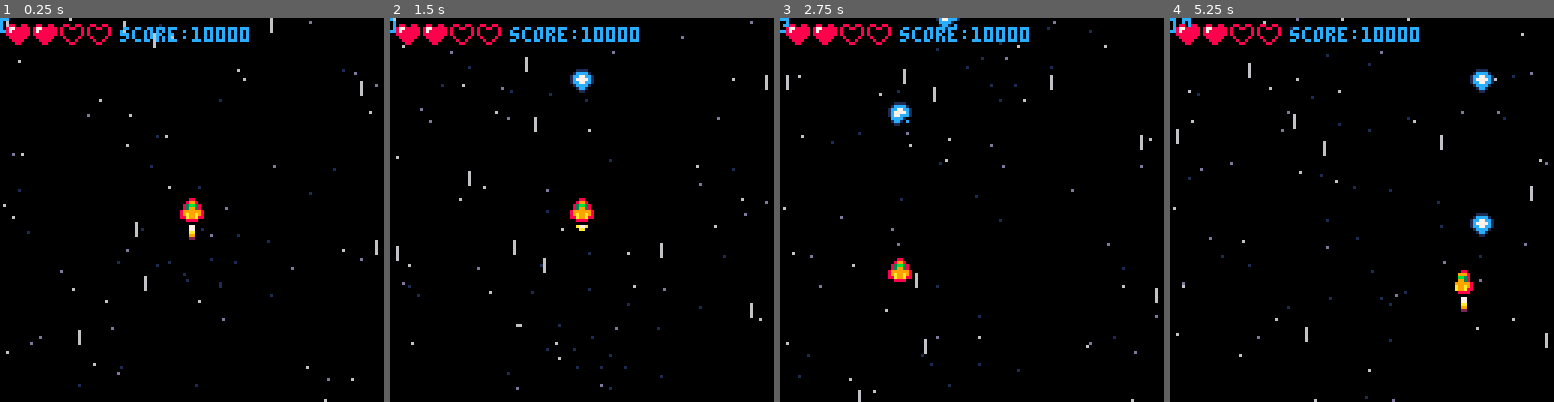
Above: before the commit, frames 1-4 (left to right).
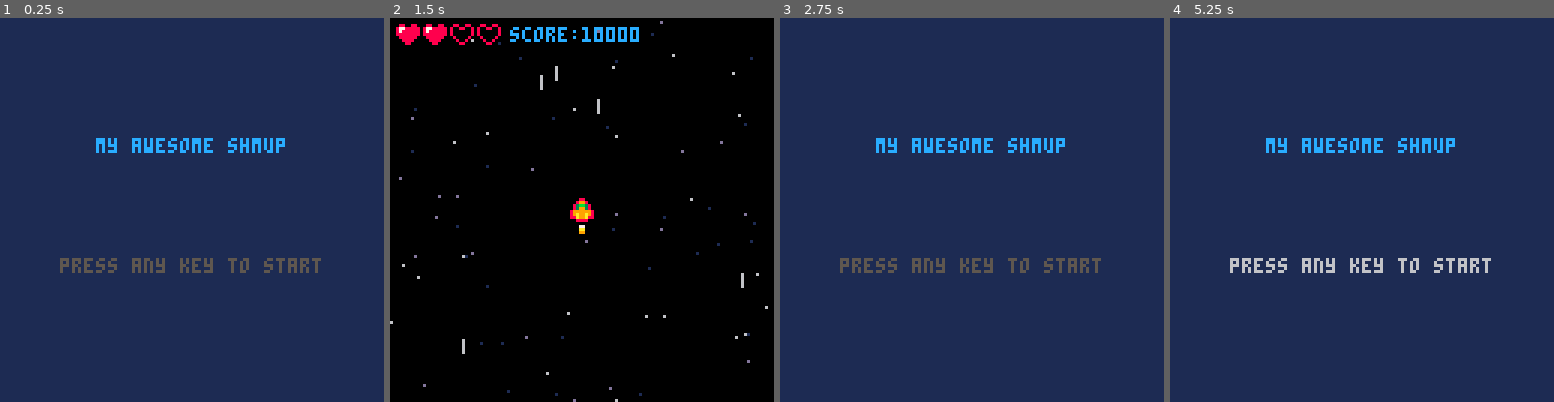
Above: after the commit, the same moments.

Repository: mattmuroya/pico-8
Game: PICO-8 cartridge carts/shmup/shmup.p8
Same seed, same stepped clock (60 frames per second), same inputs: the game is played once before the commit and once after it.
Inputs:
- Up to frame 1 (0.25 s): no input
- Up to frame 2 (1.5 s): tap O (Z key) at 0.33, 0.7, 1.43 s; tap X (X key) at 1.07 s
- Up to frame 3 (2.75 s): hold Left 1.97-2.37 s; tap X (X key) at 2.07, 2.4, 2.73 s; tap O (Z key) at 2.22 s; hold Down from 2.42 s (still down)
- Up to frame 4 (5.25 s): release Down at 2.82 s; hold Right 2.87-3.53 s; tap X (X key) every 0.33 s from 3.07 to 5.07 s; tap O (Z key) at 3.1, 3.98, 4.87 s; hold Up 3.58-4.08 s; hold Right 4.13-4.53 s; hold Down 4.58-5.08 s; hold Left from 5.13 s (still down)

The runs differ from the first frame. In frame 1, 100% of the frame differs, in the area x 0-100%, y 0-100%; in frame 2, 1.6%; in frame 3, 100%; in frame 4, 100%.

Commit message:
set up game states + refactor

Diff:
--- a/carts/shmup/shmup.p8
+++ b/carts/shmup/shmup.p8
@@ -1,51 +1,81 @@
 pico-8 cartridge // http://www.pico-8.com
 version 41
 __lua__
---initialize (called at start)
+-- main loop
+
 function _init()
 	cls(0)
-
-	ship_spr=2
-	flame_spr=5
-	laser_spr=21
-
-	ship_x=60
-	ship_y=60
-
-	-- laser_x=-8
-	-- laser_y=-8
-
-	fired_lasers={}
-
-	muzzle=0
-
-	ship_spd_x=0
-	ship_spd_y=0
-
-	score=10000
-
-	lives=2
-
+	mode="start"
+	blink_t=1
+end
+
+function _update()
+	blink_t+=1
+	if mode=="game" then update_game()
+	elseif mode=="start" then update_start()
+	elseif mode=="over" then update_over()
+	end
+end
+
+function _draw()
+	if mode=="game" then draw_game()
+	elseif mode=="start" then draw_start()
+	elseif mode=="over" then draw_over()
+	end
+end
+
+function start_game()
+	mode="game"
+	-- init starfield
 	stars_x={}
 	stars_y={}
 	stars_spd={}
-
 	for i=1,80 do
 		add(stars_x, flr(rnd(128)))
 		add(stars_y, flr(rnd(128)))
 		add(stars_spd,rnd(1.5)+.5)
 	end
-end
-
---update game data (=30fps)
-function _update()
+	-- init ship
+	ship_spr=2
+	ship_x=60
+	ship_y=60
+	ship_spd_x=0
+	ship_spd_y=0
+	--init flame
+	flame_spr=5
+	-- init lasers
+	laser_spr=21
+	fired_lasers={}
+	muzzle=0
+	-- init player stats
+	score=10000
+	lives=2
+end
+-->8
+-- utils
+
+function blink()
+	local frames = {5,5,5,5,5,5,5,5,5,6,6,7,7,6,6}
+	if blink_t>#frames then blink_t=1 end
+	return frames[blink_t]
+end
+
+-->8
+-- update functions
+
+function update_game()
 	--reset speed and sprite
 	ship_spd_x=0
 	ship_spd_y=0
 	ship_spr=2
 
-	--animate stars
-	animate_starfield()
+	--animate starfield
+	for i=1,#stars_y do
+		local y=stars_y[i]
+		stars_y[i]+=stars_spd[i]
+		if stars_y[i]>=128 then stars_y[i]=0
+		end
+	end
 
 	--set x speed
 	if btn(0) and btn(1) then
@@ -80,30 +110,34 @@
 	ship_y+=ship_spd_y
 
 	--animate flame
-	--intentionally not render when > 9
 	if flame_spr>9 then flame_spr=5
 	else flame_spr+=1
 	end
 
 	--fire laser
 	if btnp(5) then
-		-- laser_x=ship_x
-		-- laser_y=ship_y-4
 		sfx(0)
 		muzzle=5
-
 		add(fired_lasers,{ship_x,ship_y-4})
 	end
 
 	--cut lasers
-	if #fired_lasers > 10 then deli(fired_lasers,1) end
-
-
-	--animate laser
-	animate_lasers()
+	if #fired_lasers > 10 then deli(fired_lasers,1)
+	end
+
+	--animate lasers
+	for i=1,#fired_lasers do
+		fired_lasers[i][2]-=3
+	end
+	if laser_spr==24 then laser_spr=21
+	else laser_spr+=1
+	end
 
 	--animate muzzle
 	if muzzle>0 then muzzle-=1
+	end
+
+	if btnp(4) then mode="over"
 	end
 
 	--reset position if hit bound
@@ -116,47 +150,22 @@
 	end
 end
 
--- draw new frame (~30fps)
-function _draw()
+function update_start()
+	if btnp(5) or btnp(4) then start_game()
+	end
+end
+
+function update_over()
+	if btnp(5) or btnp(4) then mode="start"
+	end
+end
+-->8
+-- draw functions
+
+function draw_game()
 	cls(0)
-	print(#fired_lasers)
-	starfield()
-	lasers()
-	spr(ship_spr,ship_x,ship_y)
-	-- blank frame when > 9 looks cool
-	if flame_spr <=9 then spr(flame_spr,ship_x,ship_y+8)
-	end
-
-
-	if muzzle>0 then
-		circfill(ship_x+3,ship_y-2,muzzle,muzzle>2 and 12 or 7)
-		circfill(ship_x+4,ship_y-2,muzzle,muzzle>2 and 12 or 7)
-	end
-
-	for i=1,4 do
-		spr(lives>=i and 12 or 13, 2 + (i-1) * 9, 2)
-	end
-
-	print("score:"..score,40,3,12)
-end
--->8
-
-function lasers()
-	for i=1,#fired_lasers do
-		spr(laser_spr,fired_lasers[i][1],fired_lasers[i][2])
-	end
-end
-
-function animate_lasers()
-	for i=1,#fired_lasers do
-		fired_lasers[i][2]-=3
-	end
-	if laser_spr==24 then laser_spr=21
-	else laser_spr+=1
-	end
-end
-
-function starfield()
+
+	-- draw starfield
 	for i=1,#stars_x do
 		local x,y,s,col=stars_x[i],stars_y[i],stars_spd[i],6
 		if s<1 then col=1
@@ -167,14 +176,38 @@
 		else pset(x,y,col)
 		end
 	end
-end
-
-function animate_starfield()
-	for i=1,#stars_y do
-		local y=stars_y[i]
-		stars_y[i]+=stars_spd[i]
-		if stars_y[i]>=128 then stars_y[i]=0 end
-	end
+
+	-- draw ship and flame
+	spr(ship_spr,ship_x,ship_y)
+	if flame_spr <=9 then spr(flame_spr,ship_x,ship_y+8)
+	end
+
+	-- draw lasers and muzzle flash
+	for i=1,#fired_lasers do
+		spr(laser_spr,fired_lasers[i][1],fired_lasers[i][2])
+	end
+	if muzzle>0 then
+		circfill(ship_x+3,ship_y-2,muzzle,muzzle>2 and 12 or 7)
+		circfill(ship_x+4,ship_y-2,muzzle,muzzle>2 and 12 or 7)
+	end
+
+	-- draw player stats
+	print("score:"..score,40,3,12)
+	for i=1,4 do
+		spr(lives>=i and 12 or 13, 2 + (i-1) * 9, 2)
+	end
+end
+
+function draw_start()
+	cls(1)
+	print("my awesome shmup",32,40,12)
+	print("press any key to start",20,80,blink())
+end
+
+function draw_over()
+	cls(8)
+	print("game over",46,40,2)
+	print("press any key to continue",15,80,blink())
 end
 __gfx__
 00000000000880000008800000088000000000000000000000000000000000000000000000000000000000000000000008800880088008800000000000000000
Not shown, changed: config.txt
